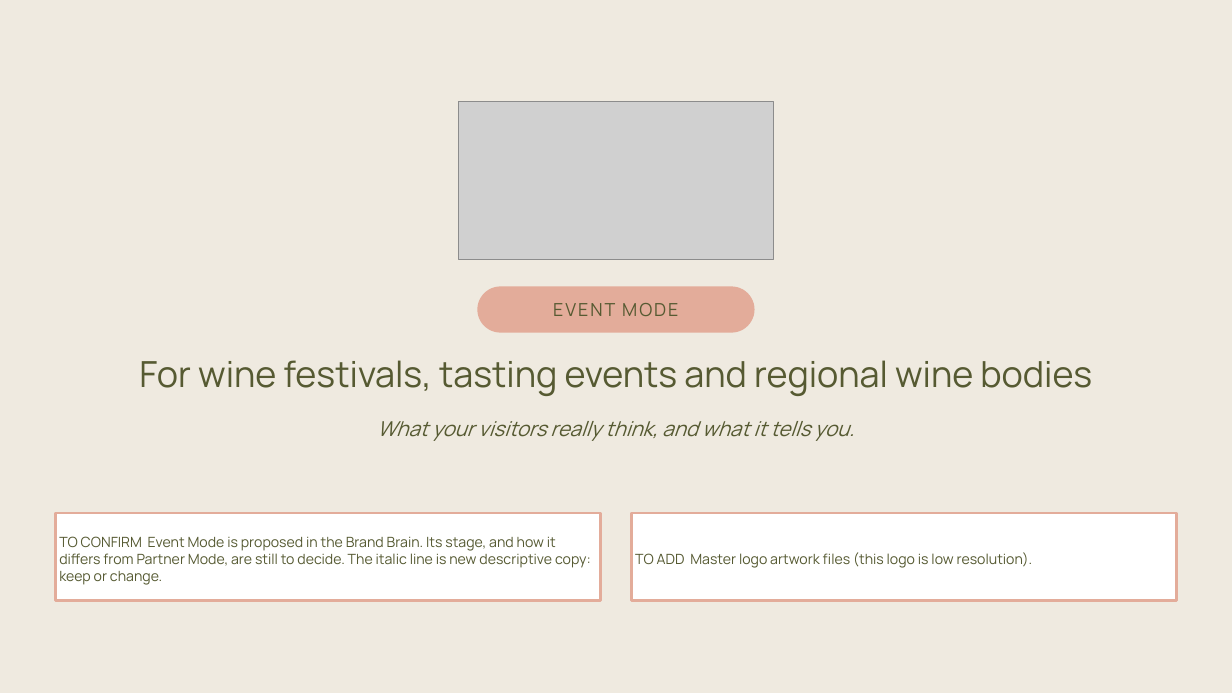
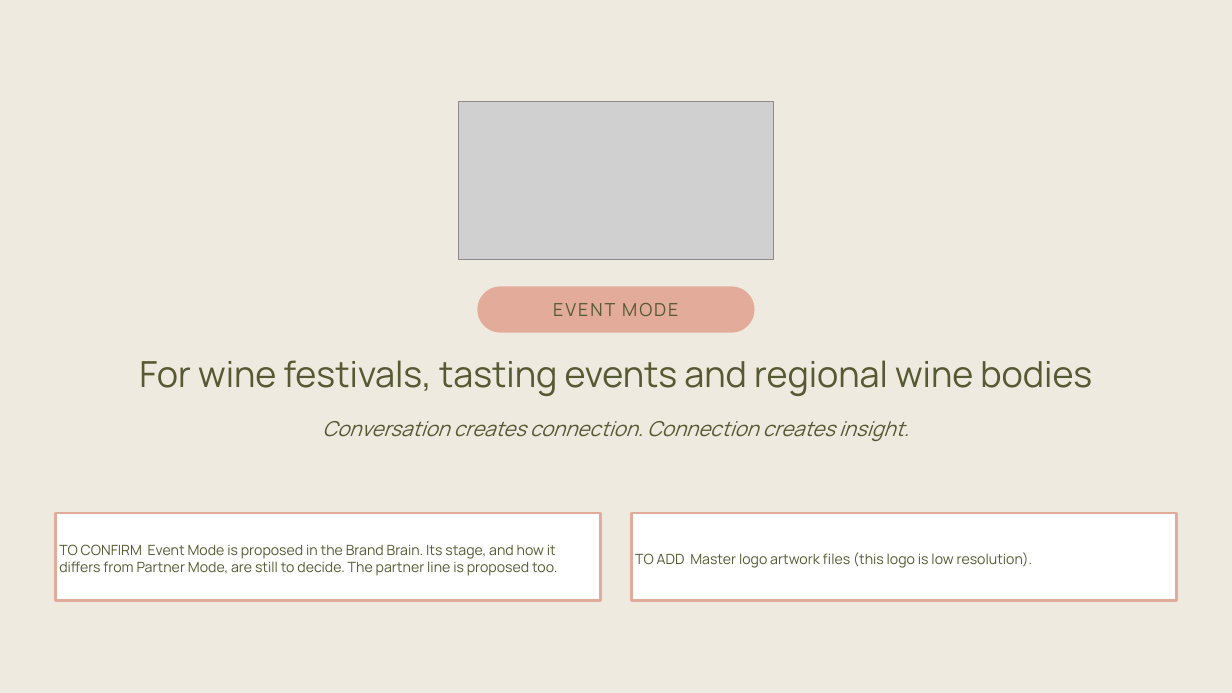
Before and after one commit to carrie147/entre-amis-brand-agent, a slide deck: slide 1 of decks/Entre Amis - Event Mode pack - DRAFT.pptx. Drawn at 1232x693 pixels with LibreOffice and Linux fonts; fonts in the diff are those of the drawing; grey boxes stand for pictures. Boxes give left, top, right and bottom in pixels: in the first picture for what was removed or moved away, otherwise in the second. Text is boxed around its words. In the diff, an @@ line names an element or a change of style, - is before the commit and + after.

```diff
--- a/decks/Entre Amis - Event Mode pack - DRAFT.pptx
+++ b/decks/Entre Amis - Event Mode pack - DRAFT.pptx
@@ text at [322, 421, 909, 441]: text changed @@
-What your visitors really think, and what it tells you.
+Conversation creates connection. Connection creates insight.
@@ text in rectangle at [59, 544, 557, 576]: text changed @@
-TO CONFIRM Event Mode is proposed in the Brand Brain. Its stage, and how it differs from Partner Mode, are still to decide. The italic line is new descriptive copy: keep or change.
+TO CONFIRM Event Mode is proposed in the Brand Brain. Its stage, and how it differs from Partner Mode, are still to decide. The partner line is proposed too.
```
Also in this commit, not shown: 3 other slides changed, 10 other files.
